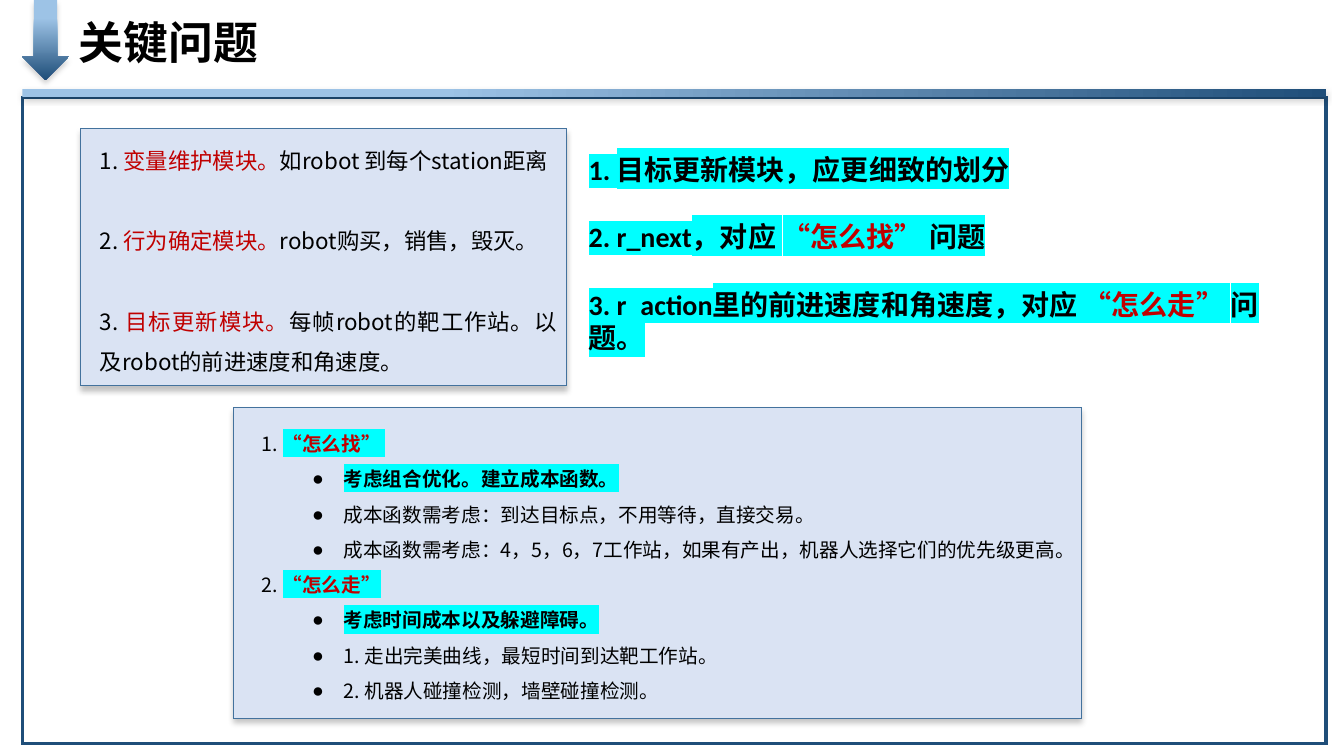
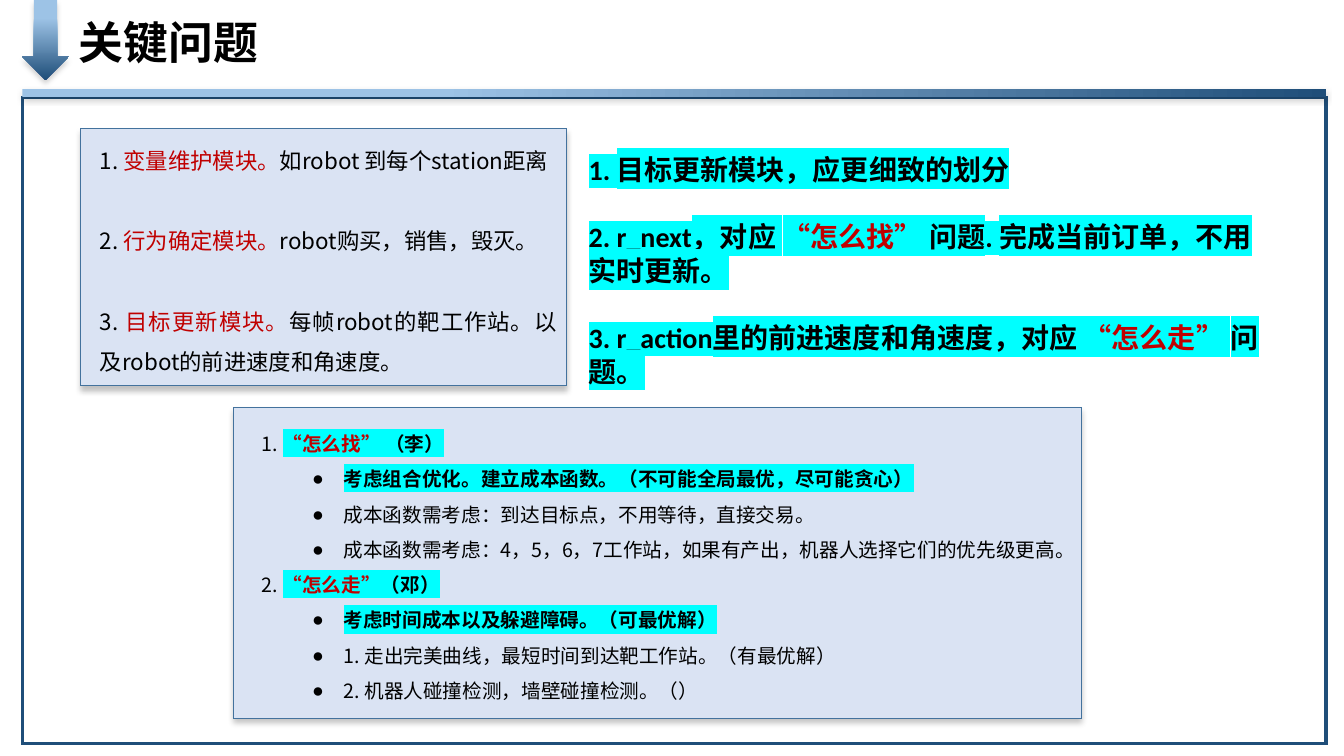
Before and after one commit to liuyishoua/robot_solution, a slide deck: slide 4 of 华为挑战赛-更新中-思路简图.pptx. Drawn at 1344x756 pixels with LibreOffice and Linux fonts; fonts in the diff are those of the drawing. Boxes give left, top, right and bottom in pixels: in the first picture for what was removed or moved away, otherwise in the second. Text is boxed around its words. In the diff, an @@ line names an element or a change of style, - is before the commit and + after.

```diff
--- a/华为挑战赛-更新中-思路简图.pptx
+++ b/华为挑战赛-更新中-思路简图.pptx
@@ text at (589,219,1251,284): text changed @@
-2. r_next，对应 “怎么找” 问题
+2. r_next，对应 “怎么找” 问题. 完成当前订单，不用实时更新。
@@ text at (262,434,913,489): text changed @@
-1. “怎么找”
-  ● 考虑组合优化。建立成本函数。
+1. “怎么找” （李）
+  ● 考虑组合优化。建立成本函数。（不可能全局最优，尽可能贪心）
@@ text at (262,575,835,700): text changed @@
-2. “怎么走”
-    ● 考虑时间成本以及躲避障碍。
-  ● 1. 走出完美曲线，最短时间到达靶工作站。
-  ● 2. 机器人碰撞检测，墙壁碰撞检测。
+2. “怎么走”（邓）
+    ● 考虑时间成本以及躲避障碍。（可最优解）
+  ● 1. 走出完美曲线，最短时间到达靶工作站。（有最优解）
+  ● 2. 机器人碰撞检测，墙壁碰撞检测。（）
```
Also in this commit, not shown: 2 other slides changed.
